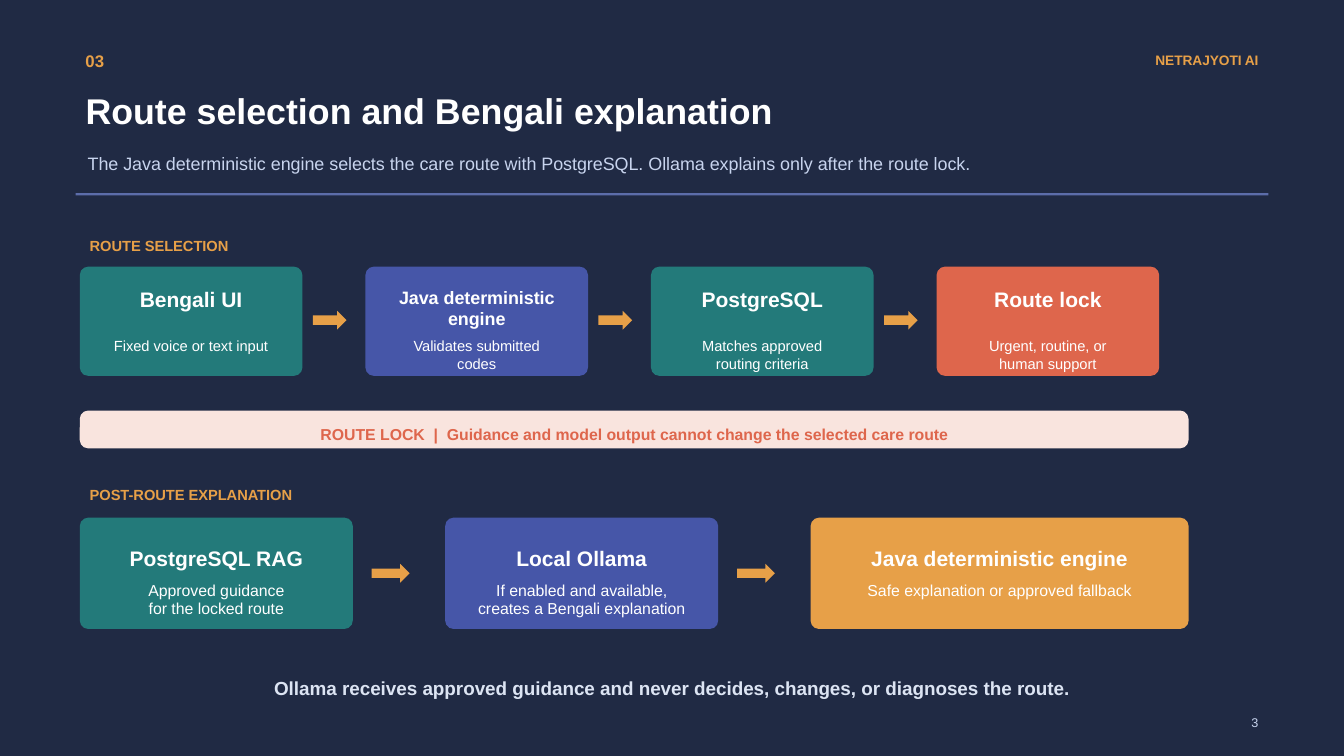
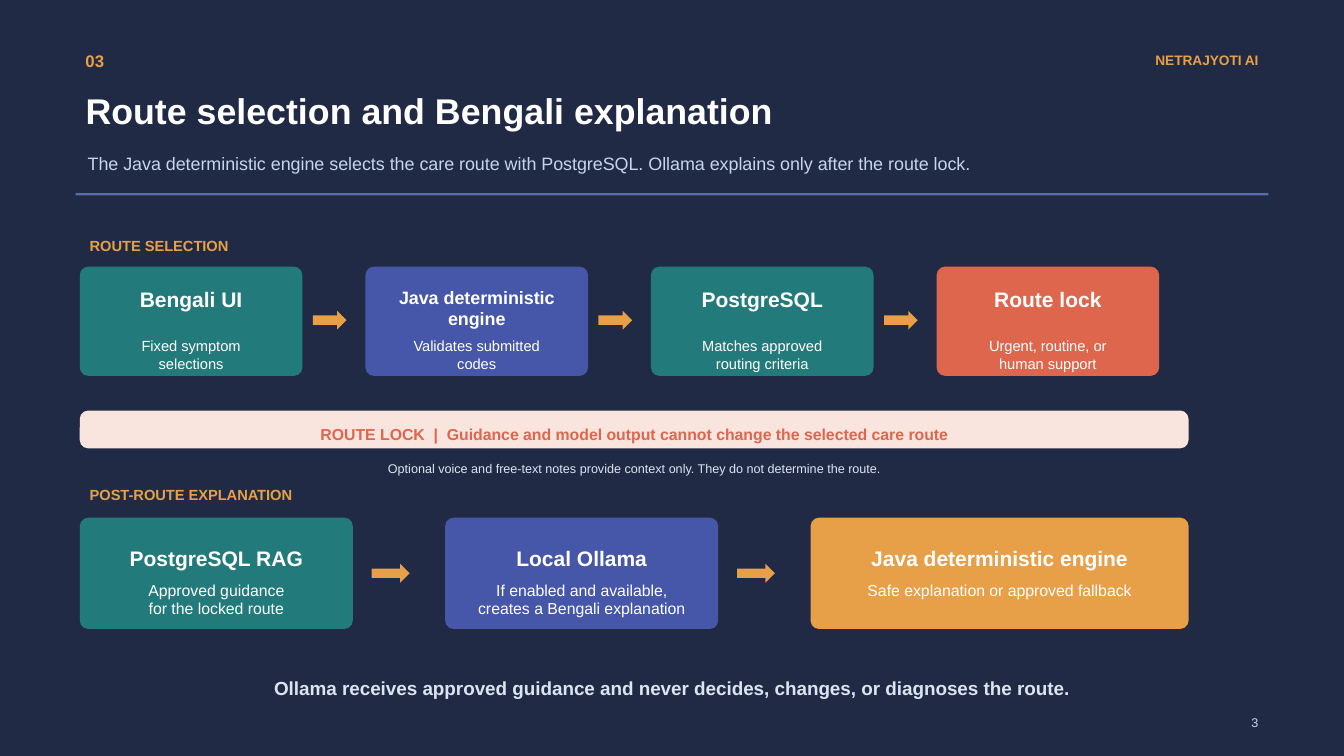
Before and after one commit to rahulkarcj/netrajyoti-ai-mvp, a slide deck: slide 3 of docs/presentation/NetraJyoti_AI_Capstone_Demo_Deck.pptx. Drawn at 1344x756 pixels with LibreOffice and Linux fonts; fonts in the diff are those of the drawing. Boxes give left, top, right and bottom in pixels: in the first picture for what was removed or moved away, otherwise in the second. Text is boxed around its words. In the diff, an @@ line names an element or a change of style, - is before the commit and + after.

```diff
--- a/docs/presentation/NetraJyoti_AI_Capstone_Demo_Deck.pptx
+++ b/docs/presentation/NetraJyoti_AI_Capstone_Demo_Deck.pptx
@@ text at bbox=[142, 340, 240, 369]: text changed @@
-Fixed voice or text input
+Fixed symptom selections
@@ text added at bbox=[388, 464, 880, 476], 9 pt, text #DCE4F3 @@
+Optional voice and free-text notes provide context only. They do not determine the route.
```
Also in this commit, not shown: 4 other slides changed, 1 other file.
